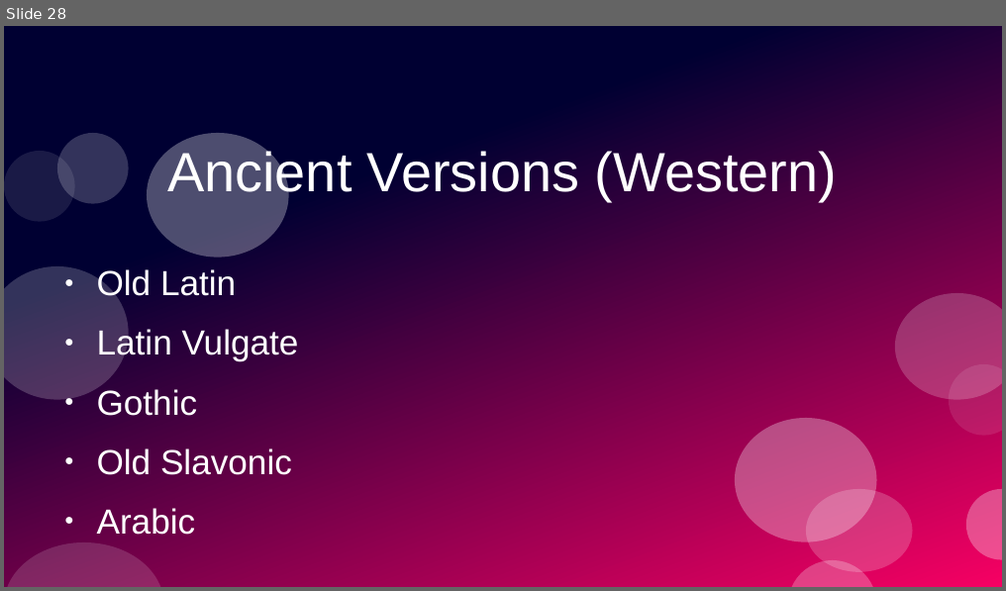
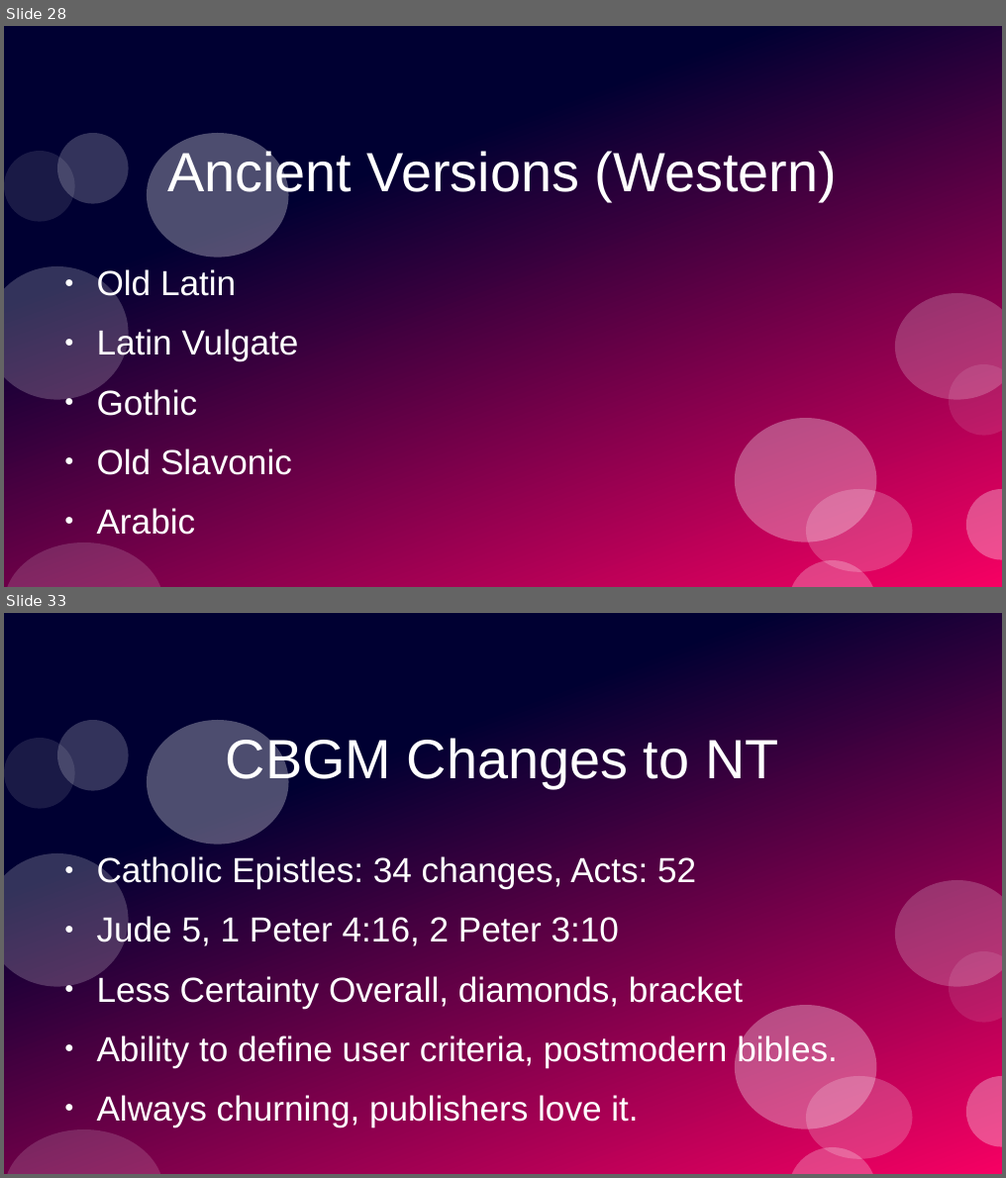
Before and after one commit to stevemac321/Music, a slide deck: LostTransmission.pptx. Shown one above the other, each under a label of ours: slide 28 before the commit, slides 28 and 33 after it; the slides between them are not shown. The pictures are 1006x591 and 1006x1178 pixels, drawn with LibreOffice and Linux fonts; fonts in the diff are those of the drawing. Boxes give left, top, right and bottom in pixels: in the first picture for what was removed or moved away, otherwise in the second. Text is boxed around its words. In the diff, an @@ line names an element or a change of style, - is before the commit and + after.

```diff
--- a/LostTransmission.pptx
+++ b/LostTransmission.pptx
@@ slide 33 added at box(4, 613, 1002, 1174), background #FFFFFF; not listed: 12 template elements that a slide beside it also shows @@
@@ text added at box(226, 735, 778, 788), 44 pt, text #FFFFFF @@
+CBGM Changes to NT
@@ text added at box(97, 857, 838, 1128), 27.7 pt, text #FFFFFF @@
+● Catholic Epistles: 34 changes, Acts: 52
+● Jude 5, 1 Peter 4:16, 2 Peter 3:10
+● Less Certainty Overall, diamonds, bracket
+● Ability to define user criteria, postmodern bibles.
+● Always churning, publishers love it.
```
Also in this commit, not shown: 1 slide changed, 5 other slides added, 1 slide removed.
